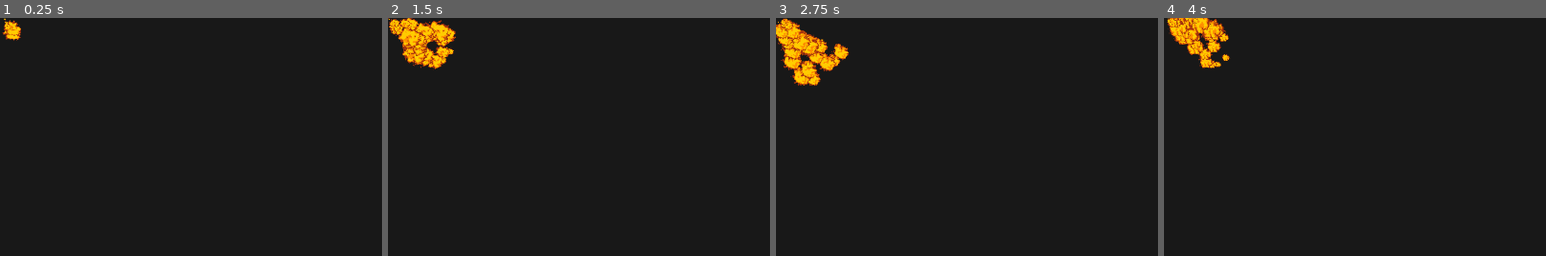
Above: before the commit, frames 1-4 (left to right).
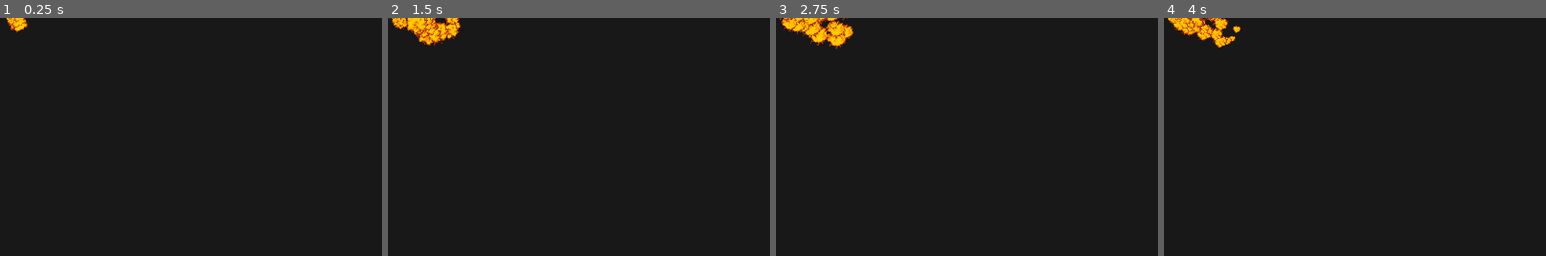
Above: after the commit, the same moments.

Repository: milestone-dev/ld55
Game: Godot game, scene res://scenes/cone_effects/cone_effect.tscn
Same seed, same stepped clock (60 frames per second), same inputs: the game is played once before the commit and once after it. This scene is started directly instead of the project's main scene.
Inputs (mouse positions are % of the whole screen's width and height, from its top left):
- Up to frame 1 (0.25 s): no input
- Up to frame 2 (1.5 s): tap Enter (ui_accept) at 0.5, 0.77 s; move the mouse to (45, 70) at 0.52 s; hold W (move_up) 0.53-1.25 s; tap Down (decrease_spell_mouse_sensitivity) at 0.6 s; click (45, 70) at 0.67 s; drag from (80, 65) to (45, 70) at 1.27 s
- Up to frame 3 (2.75 s): move the mouse to (20, 35) at 2.02 s; hold A (move_left) from 2.03 s (still down); tap M (music_toggle) at 2.1 s
- Up to frame 4 (4 s): release A (move_left) at 2.75 s; drag from (55, 50) to (20, 35) at 2.77 s; move the mouse to (35, 25) at 3.52 s; hold S (move_down) from 3.53 s (still down); hold Space from 3.53 s (still down); tap Enter (ui_accept) at 3.77 s
The pictures show only the part of the screen within x 0-50%, y 0-50%; the shares and areas given below are measured in that part.

The runs differ from the first frame. In frame 1, 0.4% of the frame differs, in the area x 0-8%, y 0-10%; in frame 2, 2.5%; in frame 3, 3.8%, in the area x 0-21%, y 0-29%; in frame 4, 2.1%.

Commit message:
Even more preloading

Diff:
--- a/scenes/cone_effects/cone_effect.gd
+++ b/scenes/cone_effects/cone_effect.gd
@@ -6,11 +6,13 @@
 
 # Called when the node enters the scene tree for the first time.
 func _ready():
+	if not spell: return
 	if not collider:
 		collider = $Area2D
 
 # Called every frame. 'delta' is the elapsed time since the previous frame.
 func _process(delta):
+	if not spell: return
 	if Engine.is_editor_hint():
 		var rad = deg_to_rad(angle)/2
 		$Area2D/CollisionPolygon2D.polygon[1].x = cos(rad)*range
--- a/scenes/start.tscn
+++ b/scenes/start.tscn
@@ -88,7 +88,7 @@
 "blink_2": SubResource("Animation_y8gg1")
 }
 
-[node name="Start" type="Panel"]
+[node name="Start" type="Panel" node_paths=PackedStringArray("preload_container")]
 anchors_preset = 15
 anchor_right = 1.0
 anchor_bottom = 1.0
@@ -97,6 +97,7 @@
 theme_override_styles/panel = SubResource("StyleBoxFlat_722ai")
 script = ExtResource("5_ohlgh")
 preload_scenes = Array[PackedScene]([ExtResource("2_vprv1"), ExtResource("3_2xoad"), ExtResource("4_5qmlu"), ExtResource("5_o4wdi"), ExtResource("6_6ohpq"), ExtResource("7_lbj0c"), ExtResource("8_pdwcy"), ExtResource("9_ft8kf"), ExtResource("10_100aw"), ExtResource("11_him57")])
+preload_container = NodePath("PreloadDummyNode")
 
 [node name="StartBackground" type="TextureRect" parent="."]
 texture_filter = 1
@@ -202,4 +203,10 @@
 texture = ExtResource("5_0544c")
 stretch_mode = 5
 
+[node name="PreloadDummyNode" type="Control" parent="."]
+visible = false
+anchors_preset = 0
+offset_right = 40.0
+offset_bottom = 40.0
+
 [connection signal="pressed" from="StartBackground/Button/StartButton" to="." method="_on_start_button_pressed"]
--- a/scripts/area_of_effect.gd
+++ b/scripts/area_of_effect.gd
@@ -8,5 +8,6 @@
 @export var particle_system: GPUParticles2D
 
 func _ready():
+	if not spell: return
 	if particle_system and particle_system.one_shot:
 		particle_system.emitting = true
--- a/scripts/main_menu.gd
+++ b/scripts/main_menu.gd
@@ -3,10 +3,11 @@
 @export var score_subtitle : Label;
 
 @export var preload_scenes : Array[PackedScene]
+@export var preload_container : Control;
 
 func _ready() -> void:
 	for scene : PackedScene in preload_scenes:
-		scene.instantiate();
+		preload_container.add_child(scene.instantiate());
 
 	Input.mouse_mode = Input.MOUSE_MODE_VISIBLE
 	if has_node("AnimationPlayer"):
--- a/scripts/projectile.gd
+++ b/scripts/projectile.gd
@@ -16,6 +16,7 @@
 var alive = true
 
 func _ready() -> void:
+	if not spell: return
 	hits = spell.projectile_max_hits;
 	if align_rotation:
 		look_at(position + velocity)
@@ -27,6 +28,7 @@
 			mat.angle_min = 360 - rotation_degrees
 
 func _process(delta: float) -> void:
+	if not spell: return
 	if alive:
 		position += velocity * (speed * Global.speed_factor) * delta
 
